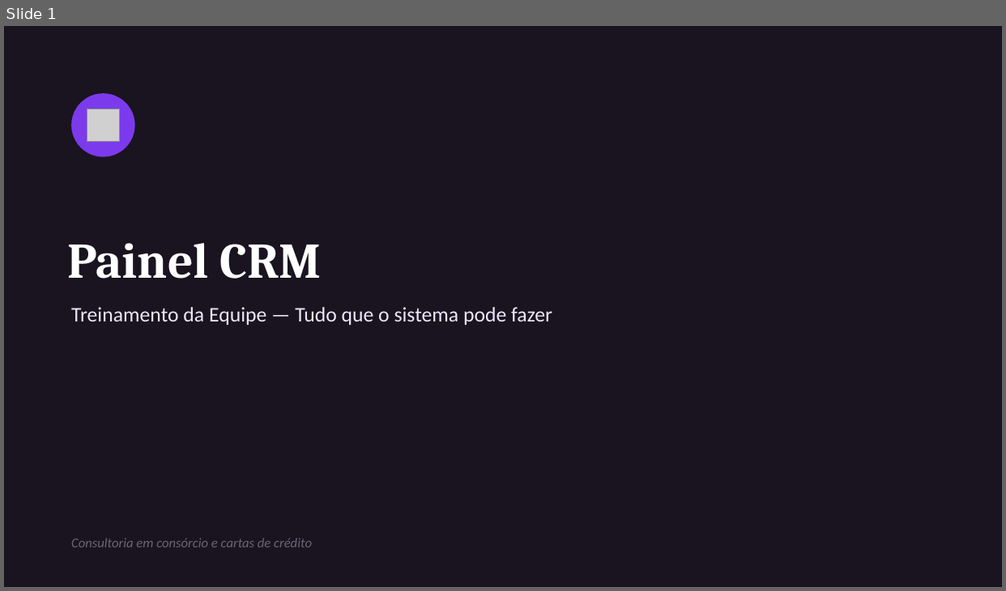
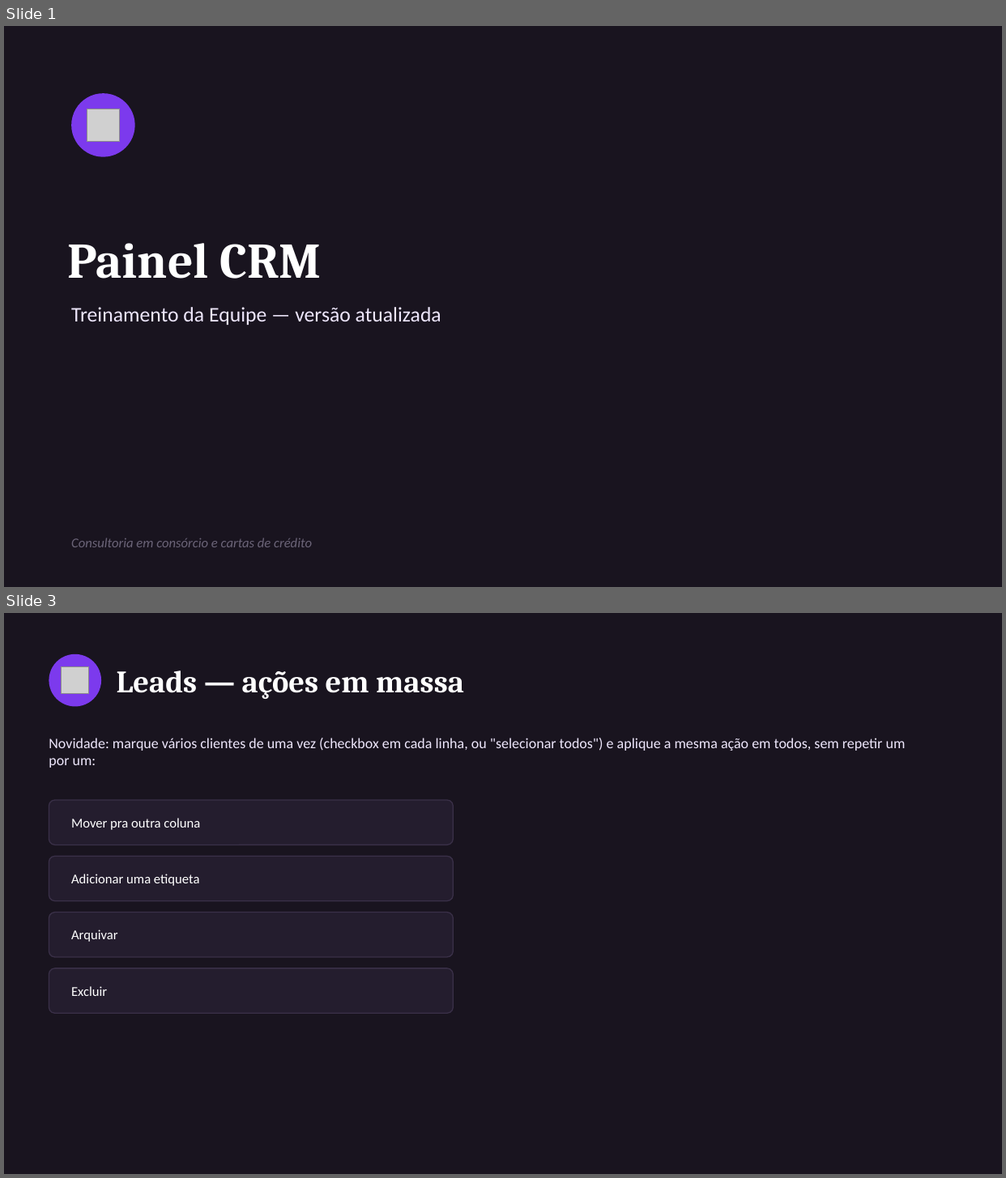
Before and after one commit to Alef-Denobile/crm-consorcio, a slide deck: docs/apresentacao-painel-crm.pptx. Shown one above the other, each under a label of ours: slide 1 before the commit, slides 1 and 3 after it; the slides between them are not shown. The pictures are 1006x591 and 1006x1178 pixels, drawn with LibreOffice and Linux fonts; fonts in the diff are those of the drawing; grey boxes stand for pictures. Boxes give left, top, right and bottom in pixels: in the first picture for what was removed or moved away, otherwise in the second. Text is boxed around its words. In the diff, an @@ line names an element or a change of style, - is before the commit and + after.

Commit message:
regenerar guia rapido e apresentacao de treinamento com o estado atual do sistema

```diff
--- a/docs/apresentacao-painel-crm.pptx
+++ b/docs/apresentacao-painel-crm.pptx
@@ slide 3 added at <box>4,613,1002,1174</box>, background #19141F @@
@@ ellipse added at <box>49,654,101,707</box>, fill #7C3AED @@
@@ picture added at <box>62,667,88,694</box> @@
@@ text added at <box>117,671,464,699</box>, 30 pt, text #FFFFFF, bold @@
+Leads — ações em massa
@@ text added at <box>49,738,906,768</box>, 14 pt, text #EDE6FB @@
+Novidade: marque vários clientes de uma vez (checkbox em cada linha, ou "selecionar todos") e aplique a mesma ação em todos, sem repetir um por um:
@@ rounded rectangle added at <box>49,800,454,845</box>, fill #241D2E, outline #3A3048 1 pt @@
@@ text added at <box>71,818,200,830</box>, 13 pt, text #FFFFFF @@
+Mover pra outra coluna
@@ rounded rectangle added at <box>49,856,454,901</box>, fill #241D2E, outline #3A3048 1 pt @@
@@ text added at <box>71,874,200,886</box>, 13 pt, text #FFFFFF @@
+Adicionar uma etiqueta
@@ rounded rectangle added at <box>49,913,454,957</box>, fill #241D2E, outline #3A3048 1 pt @@
@@ text added at <box>71,930,118,942</box>, 13 pt, text #FFFFFF @@
+Arquivar
@@ rounded rectangle added at <box>49,969,454,1013</box>, fill #241D2E, outline #3A3048 1 pt @@
@@ text added at <box>71,986,107,996</box>, 13 pt, text #FFFFFF @@
+Excluir
@@ slide 1 changed as well @@
@@ text at <box>71,307,441,325</box>: text changed @@
-Treinamento da Equipe — Tudo que o sistema pode fazer
+Treinamento da Equipe — versão atualizada
```
Also in this commit, not shown: 1 other slide changed, 9 other slides added, 11 slides removed, 9 other files.
